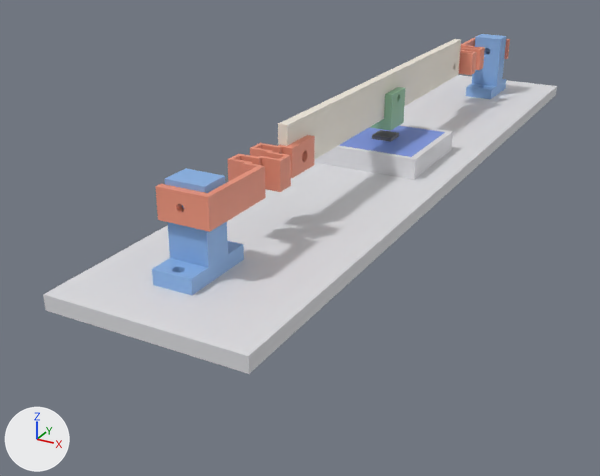
An edit to the Blender file Гитара_струна_тест.blend, drawn before and after from the same camera.
Camera for both pictures: a 50 mm camera at (76.3, -181.9, 66.9) aimed at (-14.1, -17.5, -15.3). The lights are fixed; the arrows at lower left show +X, +Y and +Z. The first picture is the older version.

Script lines for the objects in view, before the commit:
```python
me_gst_garm = bpy.data.meshes.new('gst_garm')
me_gst_garm.from_pydata(...)  # 580 vertices, 1164 faces; spans x -4.4..7.0, y -4.0..34.0, z 0.0..6.0
me_gst_garm.materials.append(mat_t_garm)  # beige #ed957c
me_gst_garm_001 = bpy.data.meshes.new('gst_garm.001')
me_gst_garm_001.from_pydata(...)  # 580 vertices, 1164 faces; spans x -4.4..7.0, y -4.0..34.0, z 0.0..6.0
me_gst_garm_001.materials.append(mat_t_garm)  # beige #ed957c
me_gst_test2_plate_004 = bpy.data.meshes.new('gst_test2_plate.004')
me_gst_test2_plate_004.from_pydata(...)  # 1044 vertices, 2084 faces; spans x -20.0..20.0, y -95.0..95.0, z 0.0..8.0
me_gst_test2_plate_004.materials.append(mat_t_plate)  # white #e1e1e5
ob_гармошка_север = bpy.data.objects.new('гармошка_север', me_gst_garm_001)
ob_гармошка_север.location = (0.0, -46.0, 13.5)
ob_гармошка_север.rotation_euler = (0.0, 0.0, 3.142)  # degrees (0, 0, 180)
ob_гармошка_юг = bpy.data.objects.new('гармошка_юг', me_gst_garm)
ob_гармошка_юг.location = (0.0, 46.0, 13.5)
ob_плита_v2 = bpy.data.objects.new('плита_v2', me_gst_test2_plate_004)
ob_плита_v2.location = (0.0, 0.0, 0.0)
# also in view: 'столбик_север' at (-2.2, -75.5, 11.8); 'струна' at (0.0, 0.0, 18.5); 'Г_обойма' at (0.0, 0.0, 15.2); 'столбик_юг' at (2.2, 75.5, 11.8); 'плата_AS5600' at (0.0, 0.0, 6.9)
```
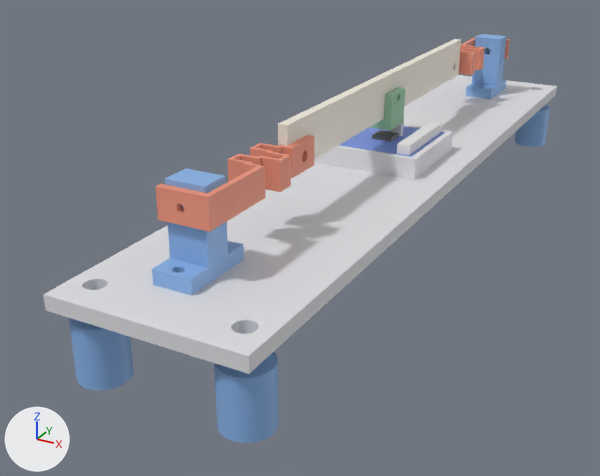
Boxes (x1, y1, x2, y2) around the edits, measured in the pictures (600 x 476 px):
'ножка_2', added (blue)
    after: (214, 352, 279, 443)
'ножка_0', added (blue)
    after: (69, 318, 134, 390)
'ножка_3', added (blue)
    after: (515, 105, 550, 147)
'Cube.001', added
    after: (397, 122, 441, 155)
'Cube', added
    after: (390, 123, 404, 137)
part 1 of me_gst_test2_plate_004, cut back
    after: (44, 75, 556, 356)

The change, as a diff of the scene's bpy script:
```diff
--- a/Гитара_струна_тест.blend.py
+++ b/Гитара_струна_тест.blend.py
@@ me_gst_test2_plate_004 @@
 # used by ob_плита_v2; location = (0.0, 0.0, 0.0)
-me_gst_test2_plate_004.from_pydata(...)  # 1044 vertices, 2084 faces; spans x -20.0..20.0, y -95.0..95.0, z 0.0..8.0
+me_gst_test2_plate_004.from_pydata(...)  # 2064 vertices, 4148 faces; spans x -20.0..20.0, y -95.0..95.0, z 0.0..8.0
+# me_gst_test2_plate_004 part 1: 4 vertices moved within x 3.0, y 82.0, z 3.0; 4 vertices removed from x -9.0, y -3.0..3.0, z 6.0; 1024 vertices added at x -17.0..17.0, y -90.0..90.0, z 0.0..6.0
 me_gst_test2_plate_004.materials.append(mat_t_plate)
@@ me_gst_nozhka_003 @@
+me_gst_nozhka_003.from_pydata(...)  # 504 vertices, 1004 faces; spans x -5.0..5.0, y -5.0..5.0, z 0.0..15.0
+me_gst_nozhka_003.materials.append(mat_t_stolb)  # blue #89b3e7
@@ me_cube_005 @@
+me_cube_005.from_pydata(...)  # a box spanning x -1.5..1.5, y -10.4..10.4, z -1.2..1.2
@@ me_cube_003 @@
+me_cube_003.from_pydata(...)  # a box spanning x -0.75..0.75, y -1.6..1.6, z -1.5..1.5
@@ ob_ножка_3 @@
+ob_ножка_3 = bpy.data.objects.new('ножка_3', me_gst_nozhka_003)
+ob_ножка_3.location = (15.0, 88.0, -15.0)
@@ ob_ножка_2 @@
+ob_ножка_2 = bpy.data.objects.new('ножка_2', me_gst_nozhka_003.copy())
+ob_ножка_2.location = (15.0, -88.0, -15.0)
@@ ob_ножка_0 @@
+ob_ножка_0 = bpy.data.objects.new('ножка_0', me_gst_nozhka_003.copy())
+ob_ножка_0.location = (-15.0, -88.0, -15.0)
@@ ob_cube_001 @@
+ob_cube_001 = bpy.data.objects.new('Cube.001', me_cube_005)
+ob_cube_001.location = (8.9, 0.1, -0.3)
+ob_cube_001.scale = (1.0, 1.0, 8.32)
@@ ob_cube @@
+ob_cube = bpy.data.objects.new('Cube', me_cube_003)
+ob_cube.location = (1.5, 3.2, 9.3)
+ob_cube.rotation_euler = (-1.571, 0.0, 1.571)  # degrees (-90, 0, 90)
```
